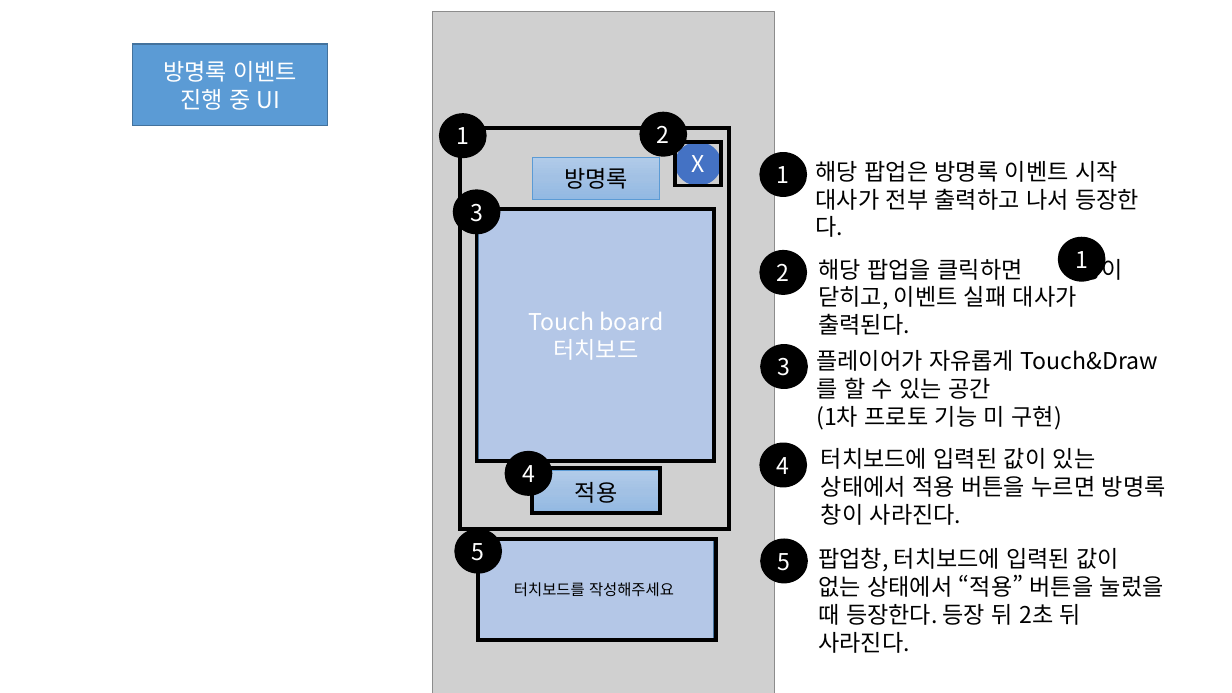
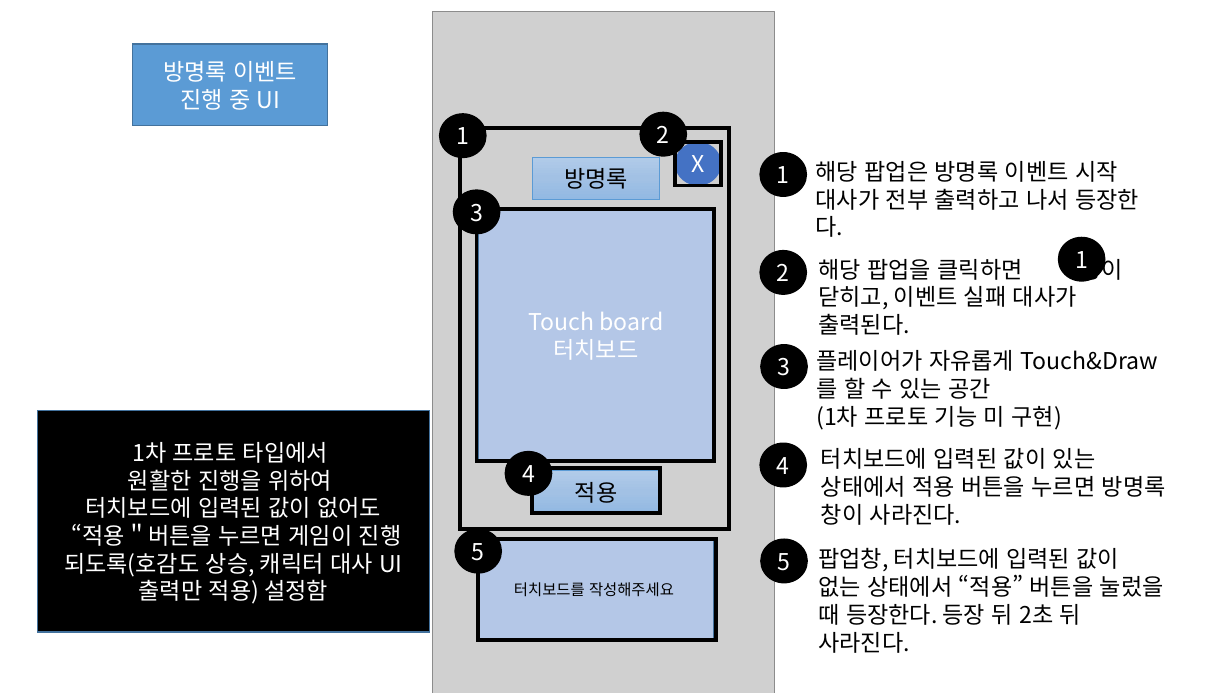
Before and after one commit to Kjaeseong/RocketTeamDocu, a slide deck: slide 10 of 00.기획서/221020_팝업UI시스템 기획서_V100.pptx. Drawn at 1232x693 pixels with LibreOffice and Linux fonts; fonts in the diff are those of the drawing; grey boxes stand for pictures. Boxes give left, top, right and bottom in pixels: in the first picture for what was removed or moved away, otherwise in the second. Text is boxed around its words. In the diff, an @@ line names an element or a change of style, - is before the commit and + after.

Commit message:
효진_팝업UI수정

```diff
--- a/00.기획서/221020_팝업UI시스템 기획서_V100.pptx
+++ b/00.기획서/221020_팝업UI시스템 기획서_V100.pptx
@@ rectangle added at (x1=37, y1=411, x2=429, y2=633), fill #000000, outline #43739E 1 pt, 18 pt, text #FFFFFF @@
+1차 프로토 타입에서
+원활한 진행을 위하여
+터치보드에 입력된 값이 없어도
+“적용＂버튼을 누르면 게임이 진행 되도록(호감도 상승, 캐릭터 대사 UI 출력만 적용) 설정함
```
